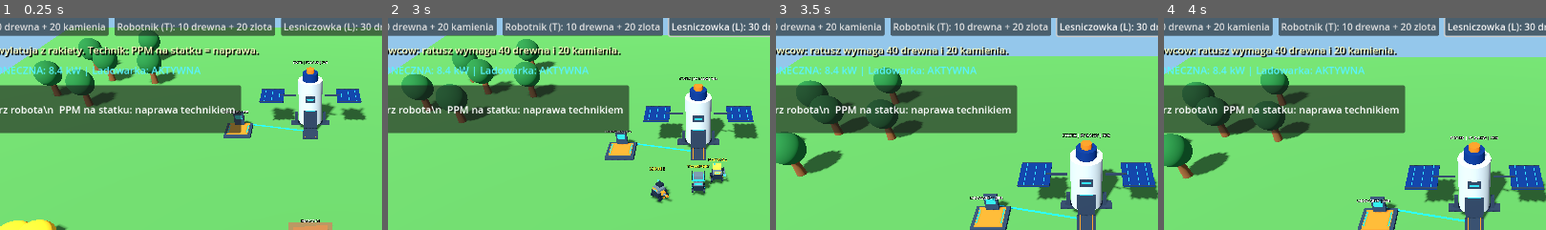
Above: before the commit, frames 1-4 (left to right).
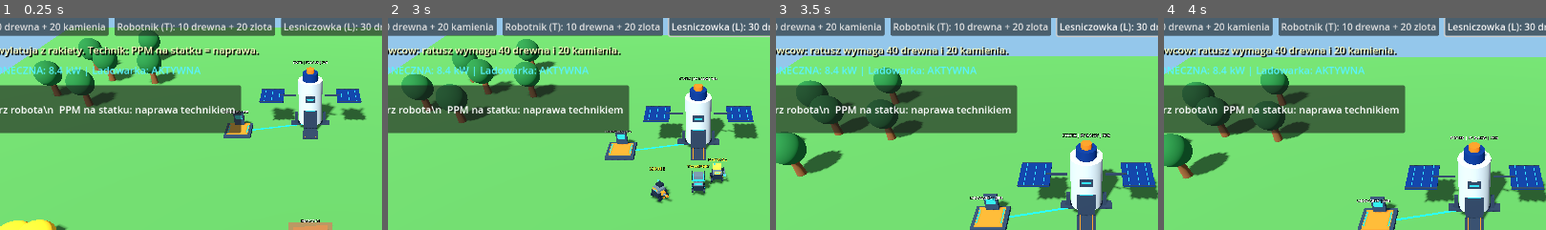
Above: after the commit, the same moments.

Repository: serafin1367/wow
Game: Godot game, scene res://scenes/main.tscn
Same seed, same stepped clock (60 frames per second), same inputs: the game is played once before the commit and once after it.
Inputs (mouse positions are % of the whole screen's width and height, from its top left):
- Up to frame 1 (0.25 s): no input
- Up to frame 2 (3 s): click "Ratusz (B): 40 drewna + 20 ka…" at 0.5 s; click "Robotnik (T): 10 drewna + 20 …" at 1.25 s; click "Lesniczowka (L): 30 drewna + …" at 2 s; tap Enter at 2.75 s; move the mouse to (45, 70) at 2.77 s; hold W from 2.78 s (still down); tap B at 2.85 s; click (45, 70) at 2.92 s
- Up to frame 3 (3.5 s): keep holding W
- Up to frame 4 (4 s): release W at 3.5 s; drag from (80, 65) to (45, 70) at 3.52 s
The pictures show only the part of the screen within x 9-59%, y 10-60%; the shares and areas given below are measured in that part.

The runs differ from the first frame. In frame 1, 0.1% of the frame differs, in the area x 66-80%, y 50-54%; in frame 2, 0.2%; in frame 3, 0.3%, in the area x 58-79%, y 88-96%; in frame 4, 0.3%.

Commit message:
fix: align solar power cable between rocket and charging station

Diff:
--- a/scripts/main.gd
+++ b/scripts/main.gd
@@ -299,7 +299,7 @@
 	line.size = Vector3(LANDER_POSITION.distance_to(CHARGER_POSITION), 0.10, 0.16)
 	cable.mesh = line
 	cable.position = (LANDER_POSITION + CHARGER_POSITION) * 0.5 + Vector3(0.0, 0.055, 0.0)
-	cable.rotation.y = atan2(CHARGER_POSITION.z - LANDER_POSITION.z, CHARGER_POSITION.x - LANDER_POSITION.x)
+	cable.rotation.y = -atan2(CHARGER_POSITION.z - LANDER_POSITION.z, CHARGER_POSITION.x - LANDER_POSITION.x)
 	cable.material_override = _make_material(Color(0.09, 0.78, 0.85))
 	add_child(cable)
 
